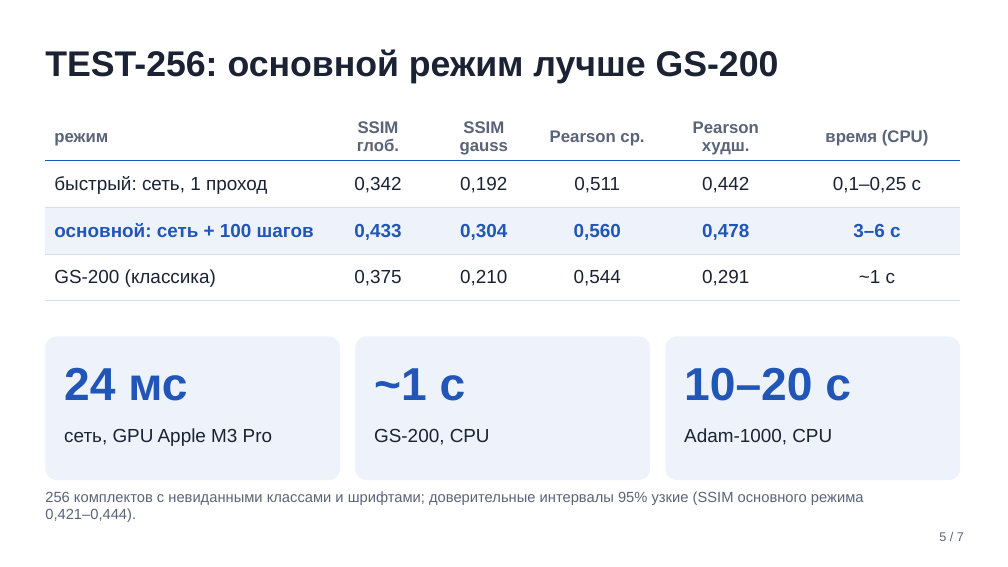
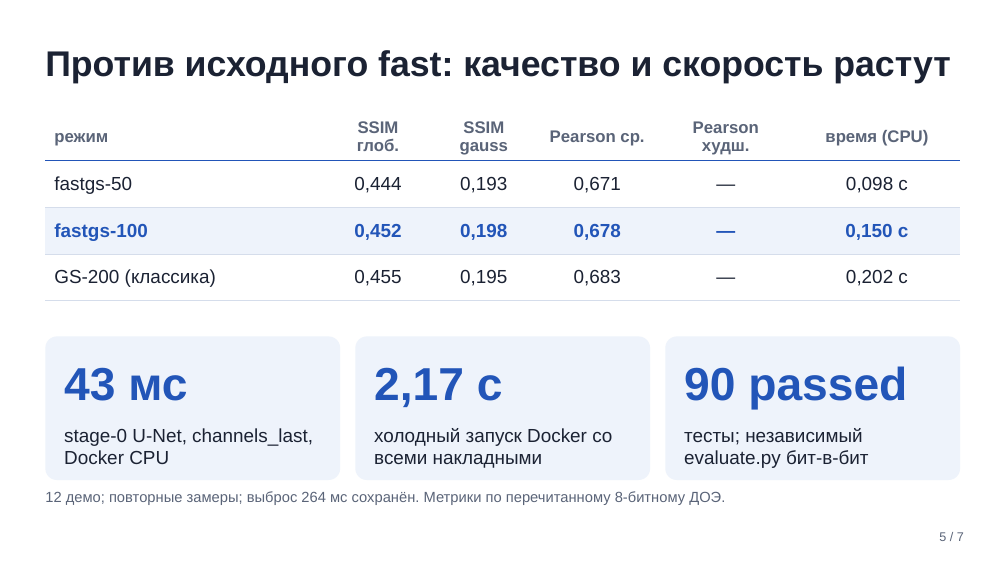
Before and after one commit to Danila331/fotonika-mifi, a slide deck: slide 5 of presentation/presentation.pptx. Drawn at 1008x567 pixels with LibreOffice and Linux fonts; fonts in the diff are those of the drawing. Boxes give left, top, right and bottom in pixels: in the first picture for what was removed or moved away, otherwise in the second. Text is boxed around its words. In the diff, an @@ line names an element or a change of style, - is before the commit and + after.

Commit message:
feat: add optimized fastgs synthesis and defense

```diff
--- a/presentation/presentation.pptx
+++ b/presentation/presentation.pptx
@@ text at box(45, 50, 950, 83): text changed @@
-TEST-256: основной режим лучше GS-200
+Против исходного fast: качество и скорость растут
@@ table at box(45, 113, 960, 301) @@
-row 2: быстрый: сеть, 1 проход | 0,342 | 0,192 | 0,511 | 0,442 | 0,1–0,25 с
+row 2: fastgs-50 | 0,444 | 0,193 | 0,671 | — | 0,098 с
-row 3: основной: сеть + 100 шагов | 0,433 | 0,304 | 0,560 | 0,478 | 3–6 с
+row 3: fastgs-100 | 0,452 | 0,198 | 0,678 | — | 0,150 с
-row 4: GS-200 (классика) | 0,375 | 0,210 | 0,544 | 0,291 | ~1 с
+row 4: GS-200 (классика) | 0,455 | 0,195 | 0,683 | — | 0,202 с
@@ text at box(64, 367, 187, 401): text changed @@
-24 мс
+43 мс
@@ text at box(374, 367, 503, 407): text changed @@
-~1 с
+2,17 с
@@ text at box(684, 366, 907, 409): text changed @@
-10–20 с
+90 passed
@@ text at box(64, 428, 313, 464): text changed @@
-сеть, GPU Apple M3 Pro
+stage-0 U-Net, channels_last, Docker CPU
@@ text at box(374, 428, 612, 468): text changed @@
-GS-200, CPU
+холодный запуск Docker со всеми накладными
@@ text at box(684, 428, 869, 468): text changed @@
-Adam-1000, CPU
+тесты; независимый evaluate.py бит-в-бит
@@ text at box(45, 491, 725, 505): text changed @@
-256 комплектов с невиданными классами и шрифтами; доверительные интервалы 95% узкие (SSIM основного режима 0,421–0,444).
+12 демо; повторные замеры; выброс 264 мс сохранён. Метрики по перечитанному 8-битному ДОЭ.
```
Also in this commit, not shown: 5 other slides changed, 1 slide added, 1 slide removed, 52 other files.
